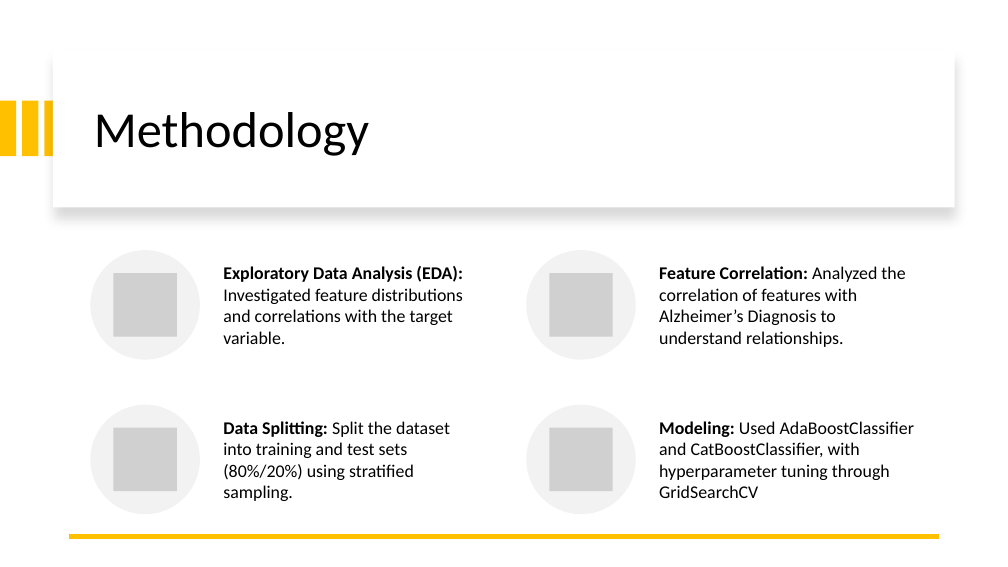
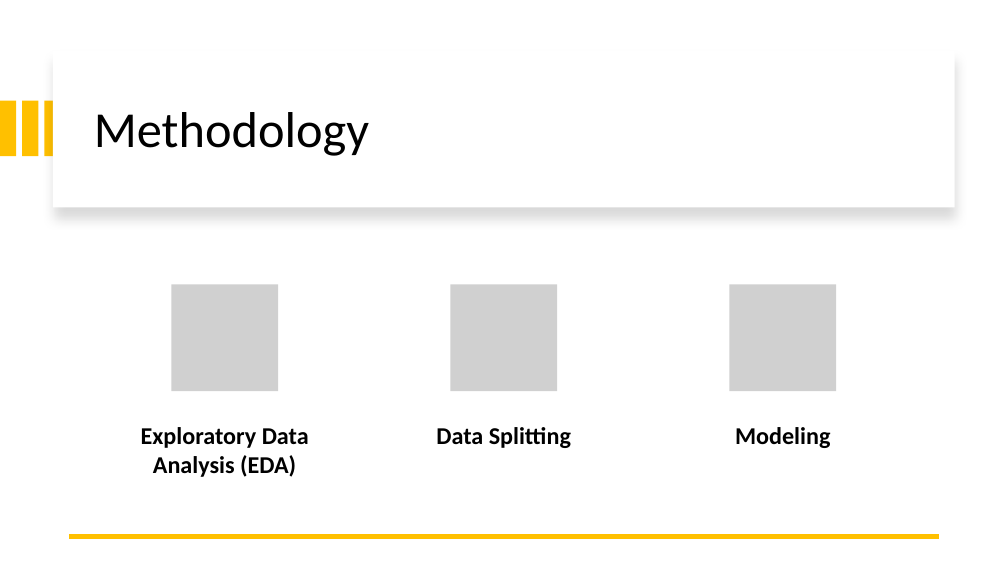
Before and after one commit to ileontios03/EPL448_Project, a slide deck: slide 3 of presentation.pptx. Drawn at 1008x567 pixels with LibreOffice and Linux fonts; fonts in the diff are those of the drawing; grey boxes stand for pictures. Boxes give left, top, right and bottom in pixels: in the first picture for what was removed or moved away, otherwise in the second. Text is boxed around its words. In the diff, an @@ line names an element or a change of style, - is before the commit and + after.

```diff
--- a/presentation.pptx
+++ b/presentation.pptx
@@ picture resized from (x1=113, y1=273, x2=177, y2=337) to (x1=172, y1=284, x2=278, y2=391) @@
@@ group removed at (x1=91, y1=250, x2=914, y2=514): 4 ellipses, 4 texts, 3 pictures @@
-Exploratory Data Analysis (EDA): Investigated feature distributions and correlations with the target variable.
-Feature Correlation: Analyzed the correlation of features with Alzheimer’s Diagnosis to understand relationships.
-Data Splitting: Split the dataset into training and test sets (80%/20%) using stratified sampling.
-Modeling: Used AdaBoostClassifier and CatBoostClassifier, with hyperparameter tuning through GridSearchCV
@@ group added at (x1=141, y1=284, x2=836, y2=477): 3 texts, 2 pictures @@
+Exploratory Data Analysis (EDA)
+Data Splitting
+Modeling
```
Also in this commit, not shown: 4 other slides changed, 2 slides added.
